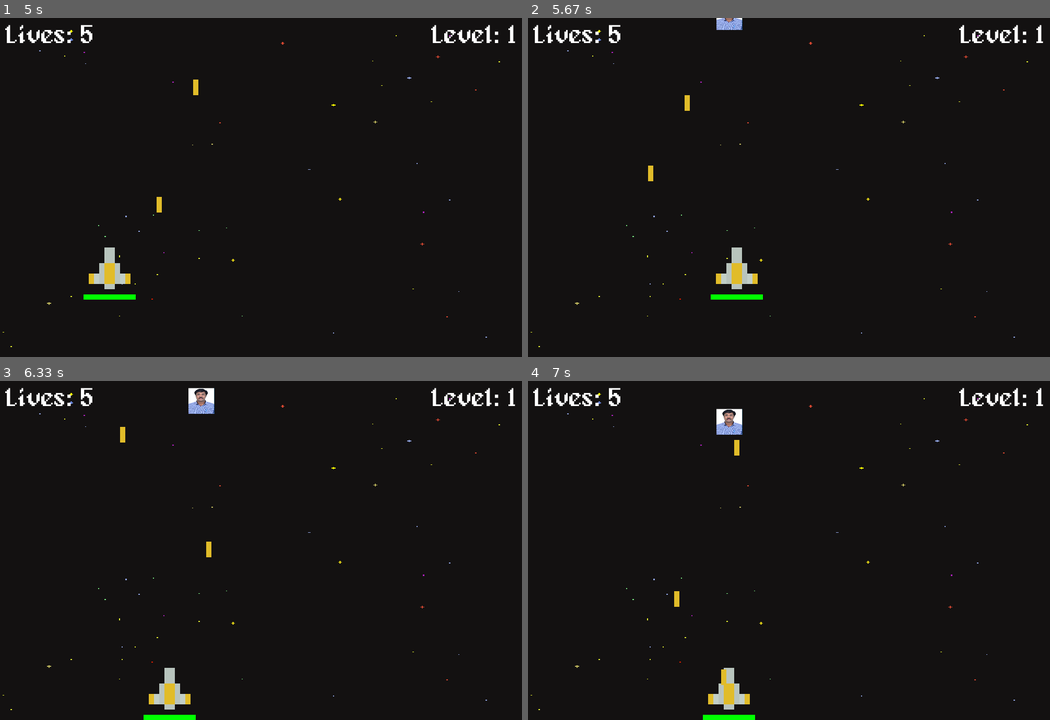
Above: before the commit, frames 1-4 (two rows, left to right).
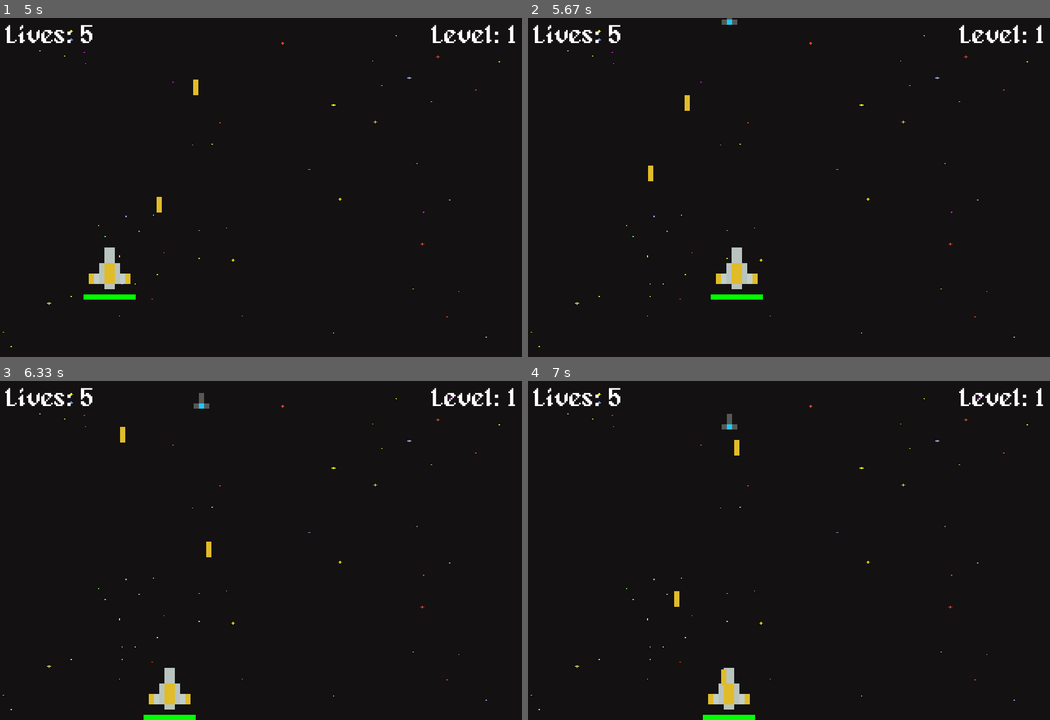
Above: after the commit, the same moments.

Repository: SohamKukreti/codejam
Game: pygame game, started from main_menu.py
Same seed, same stepped clock (60 frames per second), same inputs: the game is played once before the commit and once after it.
Inputs (mouse positions are in pixels of both pictures, inside the frame that each line leads up to):
- Up to frame 1 (5 s): click (78, 167) at 0.38 s; hold Esc 0.67-1.13 s; hold Up 0.67-1.13 s; move the mouse to (193, 187) at 0.7 s; click (219, 251) at 1.27 s; click "Press Mouse to Start" at 1.6 s; tap Space at 1.88, 2.28, 2.58, 2.83, 3.13, 3.33, 3.63, 3.9, 4.23, 4.53, 4.67 s; hold W 2.22-2.68 s; hold D 2.77-3.23 s; hold A 3.27-3.8 s; hold S 3.83-4.13 s; hold A 4.17-4.57 s; hold W 4.6-4.97 s
- Up to frame 2 (5.67 s): hold D 5-5.63 s; tap Space at 5.07, 5.37 s
- Up to frame 3 (6.33 s): hold S 5.67-6.03 s; tap Space at 5.73, 6.13 s; hold A from 6.07 s (still down)
- Up to frame 4 (7 s): tap Space at 6.43, 6.63, 6.93 s; release A at 6.53 s; hold D from 6.57 s (still down)

Frame 1 is identical in both runs. In frame 2, 0.2% of the frame differs, in the area x 36-42%, y 0-4%; in frame 3, 0.4%, in the area x 36-42%, y 2-10%; in frame 4, 0.4%.

Commit message:
Update code

Diff:
--- a/arrowusingpygame.py
+++ b/arrowusingpygame.py
@@ -9,16 +9,16 @@
     pygame.init()
     screen=pygame.display.set_mode((800,600))
     pygame.display.set_caption("Arrow!")
-    icon=pygame.image.load("assets\\target.png")
+    icon=pygame.image.load("assets/target.png")
     pygame.display.set_icon(icon)
-    background=pygame.image.load("assets\\arrowbackground.png")
-    bowimage=pygame.image.load('assets\\bow128.png')
-    arrowimage=pygame.image.load('assets\\arrow128.png')
+    background=pygame.image.load("assets/arrowbackground.png")
+    bowimage=pygame.image.load('assets/bow128.png')
+    arrowimage=pygame.image.load('assets/arrow128.png')
     clock=pygame.time.Clock()
-    appleimage=pygame.image.load('assets\\apple.png')
-    mixer.music.load("assets\\arrowbgm.wav")
+    appleimage=pygame.image.load('assets/apple.png')
+    mixer.music.load("assets/arrowbgm.wav")
     mixer.music.play(-1)
-    arrowsound=mixer.Sound("assets\\arrowshoot.mp3")
+    arrowsound=mixer.Sound("assets/arrowshoot.mp3")
     def arrow(x,y):
         screen.blit(arrowimage,(x,y))
     def bow(x,y):
@@ -36,10 +36,10 @@
     appleY=random.randint(100,400)
     appleYspeed=0
     score=0
-    textfont=pygame.font.Font("assets\\alagard.ttf",48)
+    textfont=pygame.font.Font("assets/alagard.ttf",48)
     life=3
     userinfo=''
-    gameoverimg=pygame.image.load('assets\\gameover.png')
+    gameoverimg=pygame.image.load('assets/gameover.png')
 
     def show_score():
         score_text=textfont.render("Score : " + str(score),True,(255,255,255))
@@ -66,7 +66,7 @@
                     arrowYchange=0
                 if event.key==pygame.K_ESCAPE:
                     running=False
-                    mixer.music.load("assets\\arcadebackground.wav")
+                    mixer.music.load("assets/arcadebackground.wav")
                     mixer.music.play(-1)
                 if event.key==pygame.K_RETURN:
                     if life==0:
--- a/main_menu.py
+++ b/main_menu.py
@@ -6,21 +6,21 @@
 from space_shooter import space
 pygame.init()
 screen=pygame.display.set_mode((800,600))
-icon=pygame.image.load("assets\\arcade.png")
+icon=pygame.image.load("assets/arcade.png")
 pygame.display.set_icon(icon)
-mixer.music.load("assets\\arcadebackground.wav")
+mixer.music.load("assets/arcadebackground.wav")
 mixer.music.play(-1)
-buttonsound=mixer.Sound("assets\\buttonsound.mp3")
+buttonsound=mixer.Sound("assets/buttonsound.mp3")
 buttonsound.set_volume(0.2)
 
 def mainmenu():
-    image=pygame.image.load("assets\\arrowtext.png")
-    image2=pygame.image.load("assets\\pongtext.png")
-    image3=pygame.image.load("assets\\spaceshootertext.png")
+    image=pygame.image.load("assets/arrowtext.png")
+    image2=pygame.image.load("assets/pongtext.png")
+    image3=pygame.image.load("assets/spaceshootertext.png")
     imageold=image
     image2old=image2
     image3old=image3
-    background=pygame.image.load("assets\\arcadebackground.png")
+    background=pygame.image.load("assets/arcadebackground.png")
     pygame.display.set_caption("Main Menu")
     click=False
     button1 = pygame.Rect(50, 250, 200, 75)
--- a/ponggame.py
+++ b/ponggame.py
@@ -12,14 +12,14 @@
     screen=pygame.display.set_mode((screen_width,screen_height))
     clock=pygame.time.Clock()
     pygame.display.set_caption("Pong!")
-    icon=pygame.image.load("assets\\ping-pong.png")
+    icon=pygame.image.load("assets/ping-pong.png")
     pygame.display.set_icon(icon)
-    mixer.music.load("assets\\pongbmg.wav")
+    mixer.music.load("assets/pongbmg.wav")
     mixer.music.set_volume(0.4)
     mixer.music.play(-1)
-    paddlesound=mixer.Sound("assets\\paddlesound.wav")
-    wallsound=mixer.Sound('assets\\wallsound.wav')
-    pointsound=mixer.Sound('assets\\pointsound.wav')
+    paddlesound=mixer.Sound("assets/paddlesound.wav")
+    wallsound=mixer.Sound('assets/wallsound.wav')
+    pointsound=mixer.Sound('assets/pointsound.wav')
     pointsound.set_volume(0.2)
     wallsound.set_volume(0.2)
     paddlesound.set_volume(0.2)
@@ -32,7 +32,7 @@
     ball=pygame.Rect(screen_width/2 - 15,screen_height/2 - 15,20,20)
     player=pygame.Rect(screen_width - 20,screen_height/2 - 70,10,140)
     opponent=pygame.Rect(10,screen_height/2 - 70,10,140)
-    gameover=pygame.image.load('assets\\gameover.png')
+    gameover=pygame.image.load('assets/gameover.png')
     playercolor=random.choice(((115,255,87),(255,255,255),(87,87,255),(255,245,87)))
     ballcolor=(235,35,35)
     playerscore=0
@@ -65,7 +65,7 @@
                     player_speed-=7
                 if event.key==pygame.K_ESCAPE:
                     running=False
-                    mixer.music.load("assets\\arcadebackground.wav")
+                    mixer.music.load("assets/arcadebackground.wav")
                     mixer.music.play(-1)
                 if event.key==pygame.K_RETURN:
                     if game_state=='over':
--- a/space_shooter.py
+++ b/space_shooter.py
@@ -9,7 +9,7 @@
     mixer.init()
 
     #Load audio file
-    mixer.music.load('assets\\space.mp3')
+    mixer.music.load('assets/space.mp3')
 
     #Set preferred volume
     mixer.music.set_volume(0.5)
@@ -25,9 +25,9 @@
 
     # Load images
 
-    RED_SPACE_SHIP = pygame.image.load(os.path.join("assets", "pixel_ship_red_small.jpg"))
-    GREEN_SPACE_SHIP = pygame.image.load(os.path.join("assets", "pixel_ship_green_small.jpg"))
-    BLUE_SPACE_SHIP = pygame.image.load(os.path.join("assets", "pixel_ship_blue_small.jpg"))
+    RED_SPACE_SHIP = pygame.image.load(os.path.join("assets", "pixel_ship_red_small.png"))
+    GREEN_SPACE_SHIP = pygame.image.load(os.path.join("assets", "pixel_ship_green_small.png"))
+    BLUE_SPACE_SHIP = pygame.image.load(os.path.join("assets", "pixel_ship_blue_small.png"))
     RED_SPACE_SHIP = pygame.transform.scale(RED_SPACE_SHIP, (50, 50))
     GREEN_SPACE_SHIP = pygame.transform.scale(GREEN_SPACE_SHIP, (50, 50))
     BLUE_SPACE_SHIP = pygame.transform.scale(BLUE_SPACE_SHIP, (50, 50))
@@ -173,8 +173,8 @@
         level = 0
         lives = 5
         #main_font = pygame.font.SysFont("comicsans", 50)
-        main_font = pygame.font.Font("assets\\alagard.ttf", 50)
-        lost_font = pygame.font.Font("assets\\alagard.ttf", 60)
+        main_font = pygame.font.Font("assets/alagard.ttf", 50)
+        lost_font = pygame.font.Font("assets/alagard.ttf", 60)
         #lost_font = pygame.font.SysFont("comicsans", 60)
 
         enemies = []
@@ -264,7 +264,7 @@
             player.move_lasers(-laser_vel, enemies)
 
     def main_menu():
-        title_font = pygame.font.Font("assets\\super.ttf", 40)
+        title_font = pygame.font.Font("assets/super.ttf", 40)
         run = True
         while run:
             WIN.blit(BG, (0,0))
@@ -282,7 +282,7 @@
                 if event.type == pygame.KEYDOWN:
                     if event.key == pygame.K_ESCAPE:
                         run= False
-                        mixer.music.load("assets\\arcadebackground.wav")
+                        mixer.music.load("assets/arcadebackground.wav")
                         mixer.music.play(-1)
                         screen = pygame.display.set_mode((800, 600))
 
Binary file removed: assets/pixel_ship_blue_small.jpg
Binary file added: assets/pixel_ship_blue_small.png
Binary file removed: assets/pixel_ship_green_small.jpg
Binary file added: assets/pixel_ship_green_small.png
Binary file removed: assets/pixel_ship_red_small.jpg
Binary file added: assets/pixel_ship_red_small.png
Not shown, added: .gitignore
